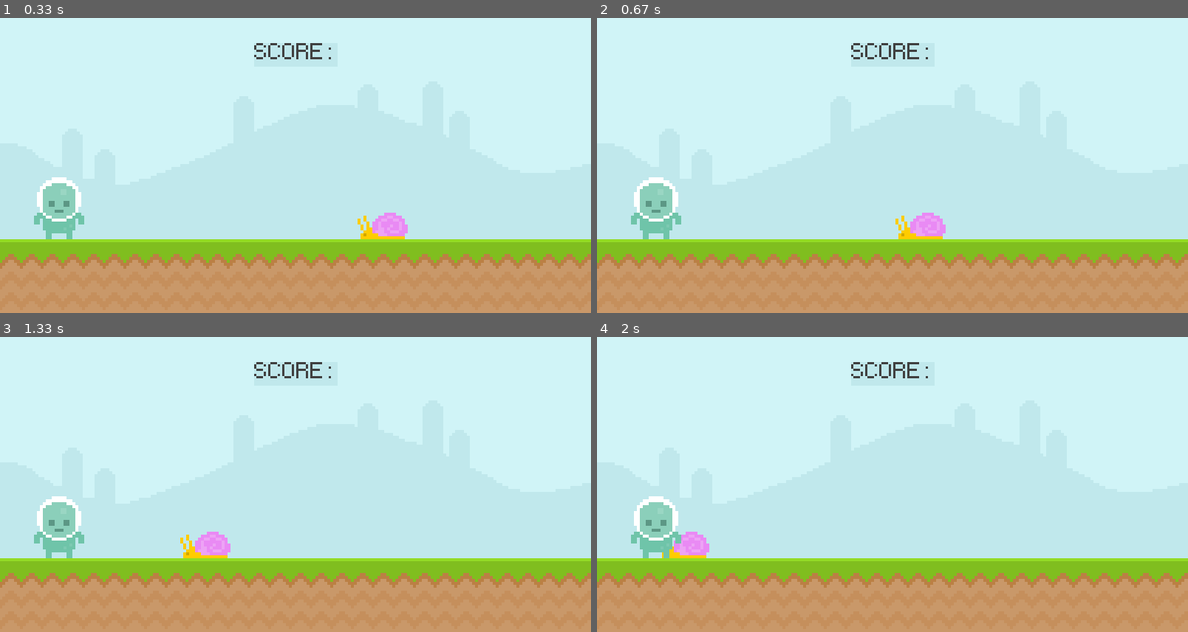
Above: before the commit, frames 1-4 (two rows, left to right).
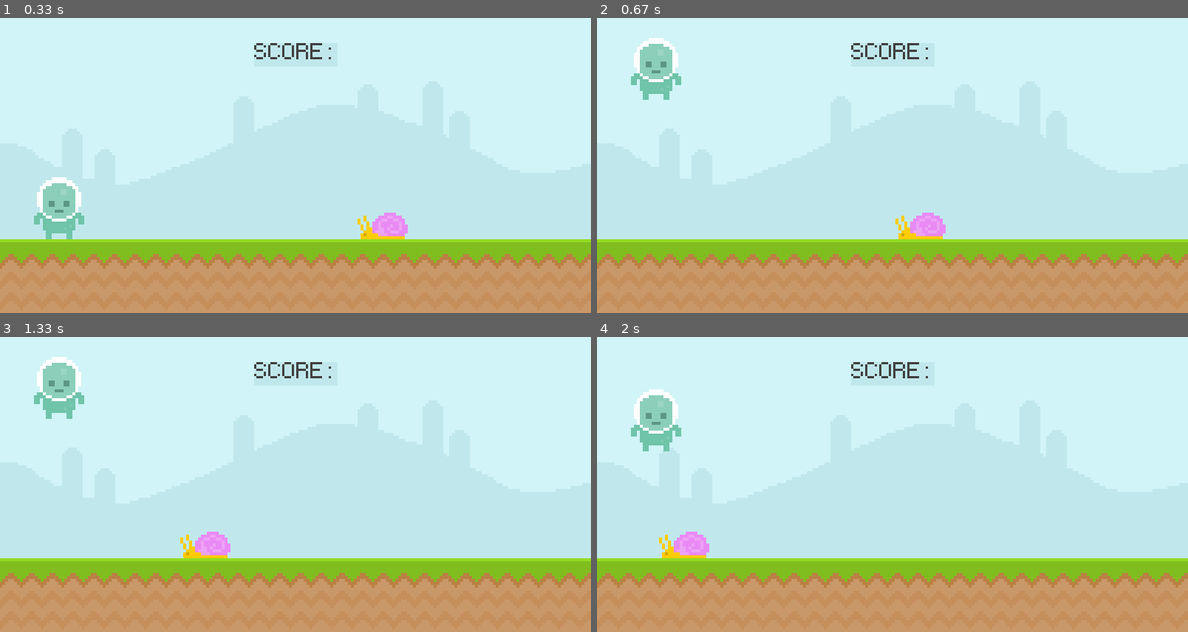
Above: after the commit, the same moments.

Repository: hasanfarhan33/learningPygameAgain
Game: pygame game, started from learningPygame.py
Two runs of this game, one before a commit and one after it. Both use one fixed random seed, a clock stepped at 60 frames per second and the inputs below.
Inputs (mouse positions are in pixels of both pictures, inside the frame that each line leads up to):
- Up to frame 1 (0.33 s): no input
- Up to frame 2 (0.67 s): press the mouse at (656, 206) at 0.37 s; move the mouse to (762, 147) at 0.47 s; release the mouse at (868, 85) at 0.6 s
- Up to frame 3 (1.33 s): tap Space at 0.67 s; press the mouse at (59, 525) at 1.03 s; move the mouse to (118, 481) at 1.13 s; release the mouse at (171, 437) at 1.27 s
- Up to frame 4 (2 s): tap Space at 1.83 s

Frame 1 is identical in both runs. In frame 2, 2.5% of the frame differs, in the area x 5-15%, y 6-75%; in frame 3, 2.5%; in frame 4, 2.5%.

Commit message:
added game states and controls

Diff:
--- a/learningPygame.py
+++ b/learningPygame.py
@@ -24,7 +24,10 @@
 
 playerSurface = pygame.image.load("graphics\player\player_stand.png").convert_alpha()
 playerRectangle = playerSurface.get_rect(midbottom = (80, 300))
+playerGravity = 0 # Implementing Gravity
 
+# Game States
+gameActive = True
 
 while True:
     # Event Loop
@@ -33,10 +36,26 @@
             pygame.quit()
             exit()
 
-        # Checking if the mouse is over the player rectangle
-        # if event.type == pygame.MOUSEMOTION:
-        #     if(playerRectangle.collidepoint(event.pos)):
-        #         print("Hovering over player")
+        if gameActive:
+            # KEYBOARD INPUTS
+            if event.type == pygame.KEYDOWN:
+                if event.key == pygame.K_SPACE and playerRectangle.bottom >= 300:
+                    # print("Space")
+                    playerGravity = -20
+
+            # if event.type == pygame.KEYUP:
+            #     print("Key up")
+
+
+
+            # Checking if I clicked on the player
+            if event.type == pygame.MOUSEBUTTONDOWN and playerRectangle.bottom >= 300:
+                if(playerRectangle.collidepoint(event.pos)):
+                    playerGravity = -20
+        else:
+            if event.type == pygame.KEYDOWN and event.key == pygame.K_SPACE:
+                gameActive = True
+                snailRectangle.left = screen.get_width() + 5
 
     # draw all elements
     '''
@@ -64,49 +83,39 @@
     3. Blit the surface
     '''
 
-    # Drawing the sky
-    screen.blit(skySurface, (0, 0)) # blit stands for block image transfer
+    if gameActive:
+        # Drawing the sky
+        screen.blit(skySurface, (0, 0)) # blit stands for block image transfer
 
-    # Drawing the ground
-    screen.blit(groundSurface, (0, 300))
+        # Drawing the ground
+        screen.blit(groundSurface, (0, 300))
 
-    # Adding the text
-    pygame.draw.rect(screen, "#c0e8ec", scoreRectangle, 10) # Draws border around text
-    pygame.draw.rect(screen, "#c0e8ec", scoreRectangle) # Fills the border
-    screen.blit(scoreSurface, scoreRectangle)
+        # Adding the text
+        pygame.draw.rect(screen, "#c0e8ec", scoreRectangle, 10) # Draws border around text
+        pygame.draw.rect(screen, "#c0e8ec", scoreRectangle) # Fills the border
+        screen.blit(scoreSurface, scoreRectangle)
 
-    # Drawing a line from top left to bottom right
-    # pygame.draw.line(screen, "Blue", (0, 0), (screen.get_width(), screen.get_height()), 3)
+        # SNAIL
+        snailRectangle.x -= 4
+        if snailRectangle.right < 0 - snailSurface.get_width() - 5:
+            # snailRectangle.left = screen.get_width() + snailSurface.get_width() + 5
+            snailRectangle.left = screen.get_width()
 
-    # Drawing a circle that follows the mouse
-    # pygame.draw.circle(screen, "black", pygame.mouse.get_pos(), 5)
+        screen.blit(snailSurface, snailRectangle)
 
-    # Adding the snail
-    # if(snailXPos < 0 - snailSurface.get_width() - 5):
-    #     snailXPos = screen.get_width() + snailSurface.get_width()
-    # else:
-    #     snailXPos -= 4
+        # PLAYER
+        playerGravity += 1
+        playerRectangle.y += playerGravity
+        # Making sure that the player doesn't go through the floor
+        if(playerRectangle.bottom > 300):
+            playerRectangle.bottom = 300
+        screen.blit(playerSurface, playerRectangle)
 
-    # Better way to animate
-    snailRectangle.x -= 4
-    if snailRectangle.right < 0 - snailSurface.get_width() - 5:
-        # snailRectangle.left = screen.get_width() + snailSurface.get_width() + 5
-        snailRectangle.left = screen.get_width()
-
-    # Checking collision between snail and player
-    # if snailRectangle.colliderect(playerRectangle):
-    #     print("Collision has occured")
-
-    # Mouse Functions
-    # if(playerRectangle.collidepoint((pygame.mouse.get_pos()))):
-    #     # print("Mouse in player")
-    #     leftClick, midClick, rightClick = pygame.mouse.get_pressed()
-    #     if leftClick:
-    #         print("Clicked on the player")
-
-    screen.blit(snailSurface, snailRectangle)
-
-    screen.blit(playerSurface, playerRectangle)
+        # Collision between player and snail
+        if playerRectangle.colliderect(snailRectangle):
+            gameActive = False
+    else:
+        screen.fill("yellow")
 
     # update everything
     pygame.display.update()
